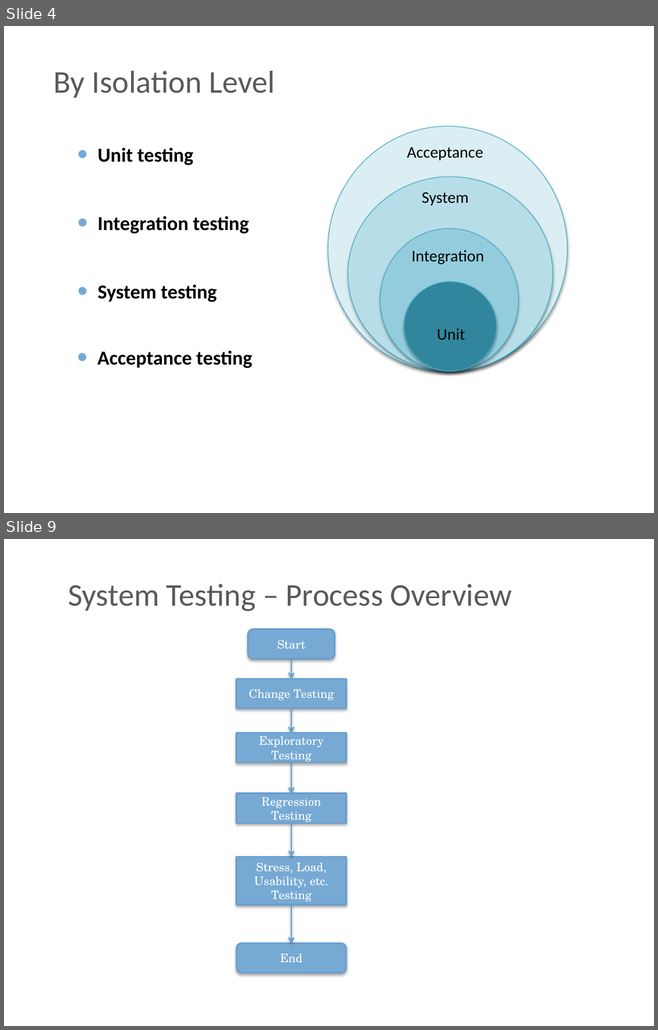
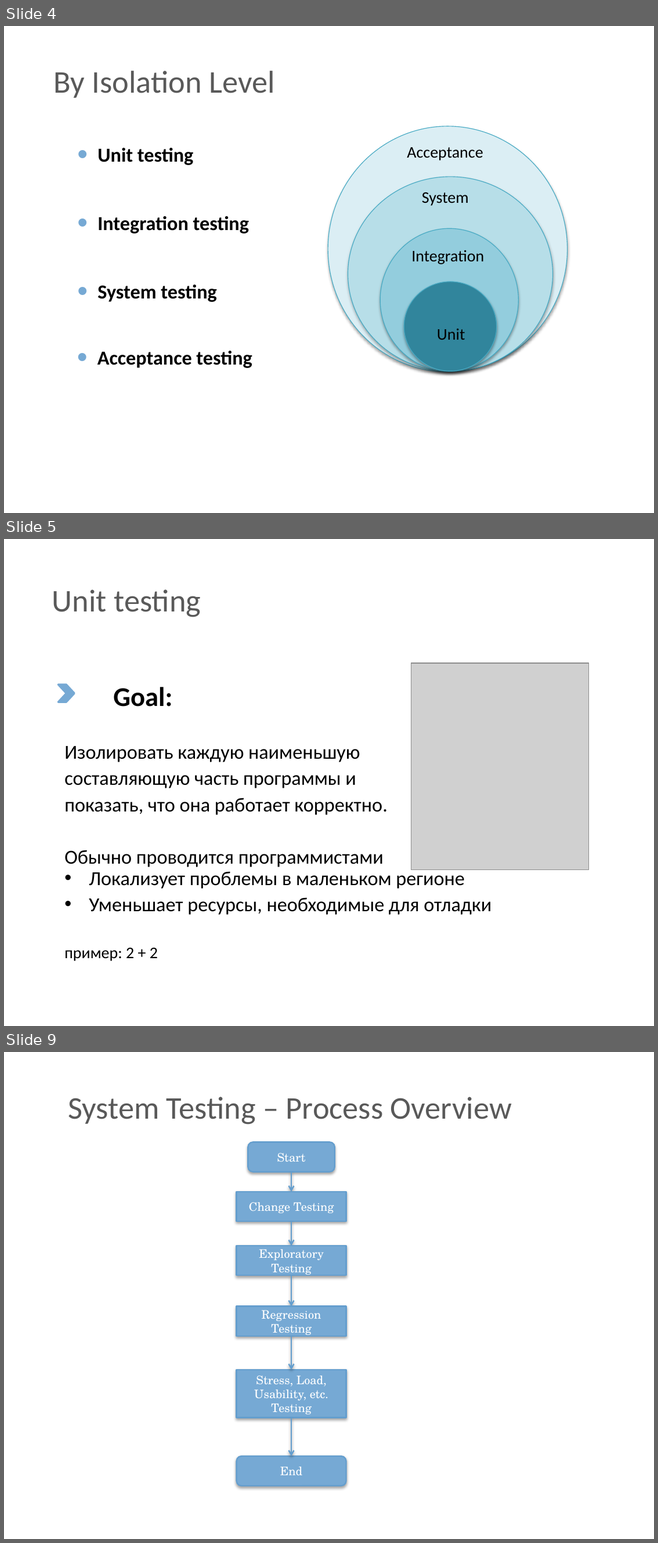
Before and after one commit to BigRacer/swtesting, a slide deck: 2.Testing_types/Testing types.pptx. Shown one above the other, each under a label of ours: slides 4 and 9 before the commit, slides 4, 5 and 9 after it; the slides between them are not shown. The pictures are 658x1030 and 658x1543 pixels, drawn with LibreOffice and Linux fonts; fonts in the diff are those of the drawing; grey boxes stand for pictures; background and template pictures are left out. Boxes give left, top, right and bottom in pixels: in the first picture for what was removed or moved away, otherwise in the second. Text is boxed around its words. In the diff, an @@ line names an element or a change of style, - is before the commit and + after.

```diff
--- a/2.Testing_types/Testing types.pptx
+++ b/2.Testing_types/Testing types.pptx
@@ slide 5 added at (4, 539, 654, 1026), background picture (left out) @@
@@ text added at (52, 589, 201, 617), 35 pt, text #595959 @@
+Unit testing
@@ picture added at (411, 663, 588, 870) @@
@@ chevron added at (58, 685, 74, 702), fill #76A9D4, outline #76A9D4 2 pt @@
@@ text added at (113, 687, 172, 707), 30 pt, text #000000, bold @@
+Goal:
@@ text added at (64, 746, 387, 867), 22 pt, text #000000 @@
+Изолировать каждую наименьшую составляющую часть программы и показать, что она работает корректно.
+Обычно проводится программистами
@@ text added at (89, 869, 491, 915), 22 pt, text #000000 @@
+• Локализует проблемы в маленьком регионе
+• Уменьшает ресурсы, необходимые для отладки
@@ text added at (64, 948, 158, 961), 18 pt, text #000000 @@
+пример: 2 + 2
```
Also in this commit, not shown: 8 slides changed, 4 other slides added, 5 slides removed.
